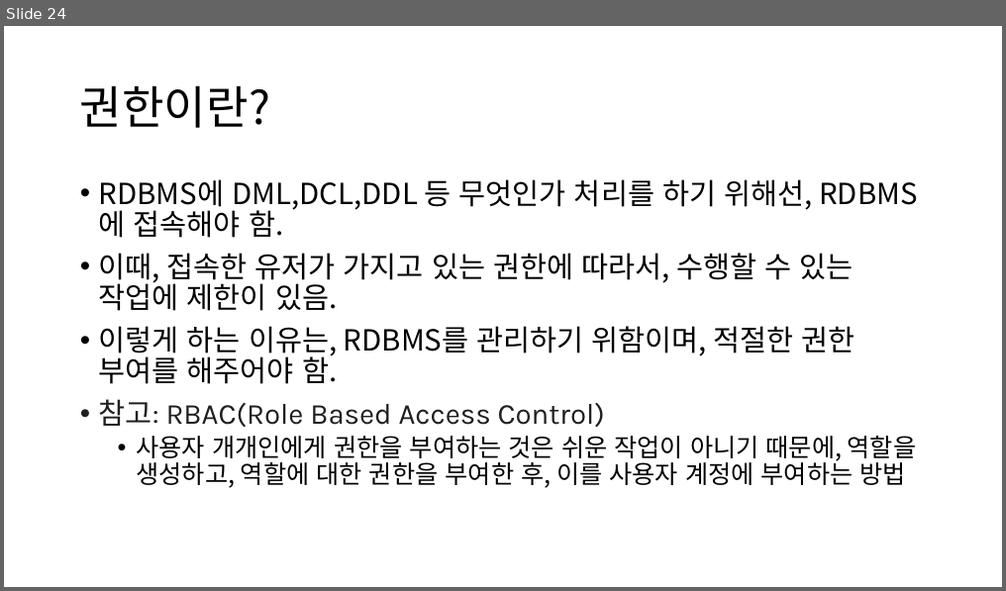
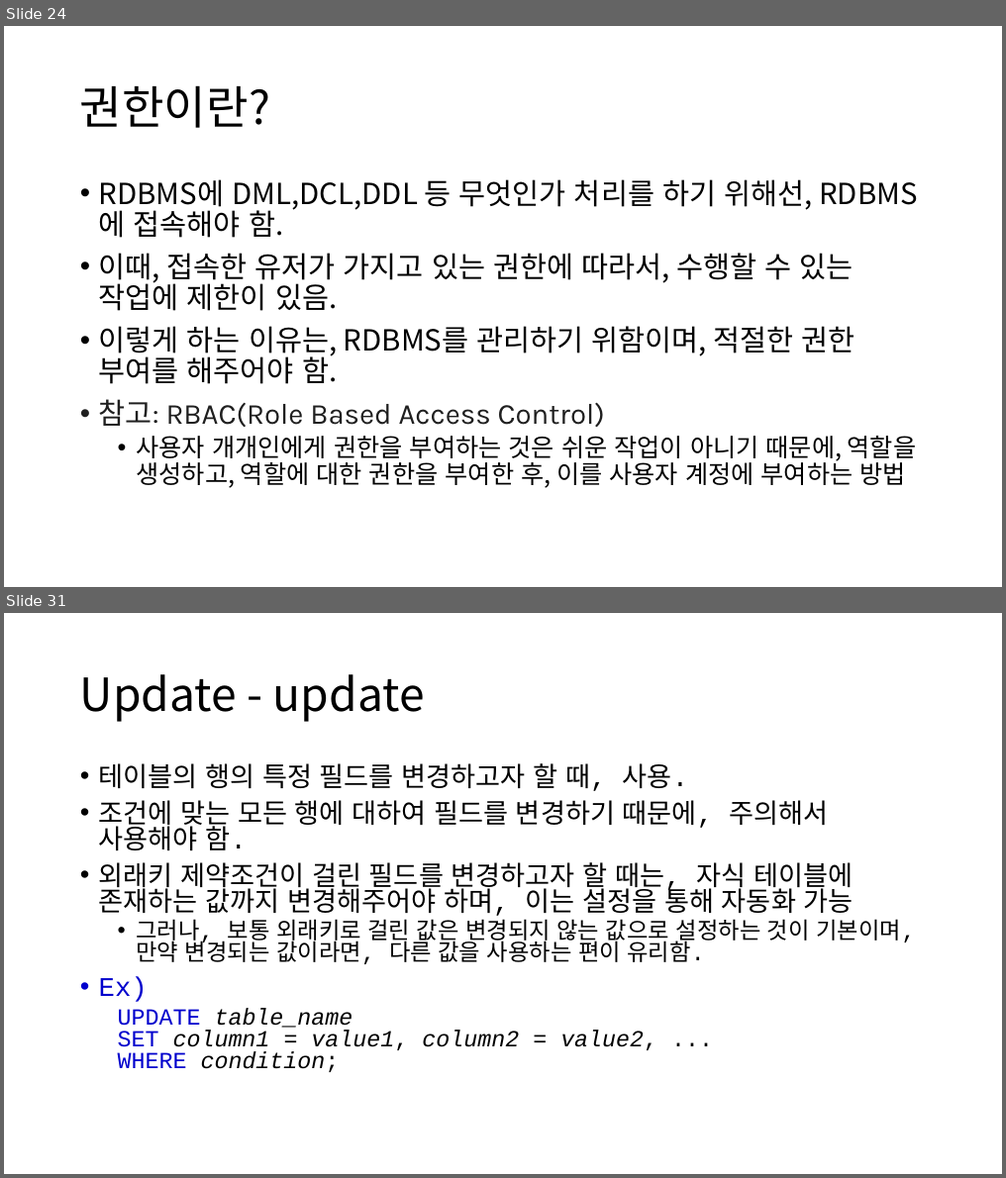
Before and after one commit to Baskervir/simcoding_jm, a slide deck: hy/수업자료/9주차 SQL/SQL.pptx. Shown one above the other, each under a label of ours: slide 24 before the commit, slides 24 and 31 after it; the slides between them are not shown. The pictures are 1006x591 and 1006x1178 pixels, drawn with LibreOffice and Linux fonts; fonts in the diff are those of the drawing. Boxes give left, top, right and bottom in pixels: in the first picture for what was removed or moved away, otherwise in the second. Text is boxed around its words. In the diff, an @@ line names an element or a change of style, - is before the commit and + after.

```diff
--- a/hy/수업자료/9주차 SQL/SQL.pptx
+++ b/hy/수업자료/9주차 SQL/SQL.pptx
@@ slide 31 added at (4, 613, 1002, 1174), background #FFFFFF @@
@@ title added at (80, 674, 425, 722), 44 pt, text #000000 @@
+Update - update
@@ text added at (99, 763, 915, 1072), 22.2 pt, text #000000 @@
+• 테이블의 행의 특정 필드를 변경하고자 할 때, 사용.
+• 조건에 맞는 모든 행에 대하여 필드를 변경하기 때문에, 주의해서 사용해야 함.
+• 외래키 제약조건이 걸린 필드를 변경하고자 할 때는, 자식 테이블에 존재하는 값까지 변경해주어야 하며, 이는 설정을 통해 자동화 가능
+  • 그러나, 보통 외래키로 걸린 값은 변경되지 않는 값으로 설정하는 것이 기본이며, 만약 변경되는 값이라면, 다른 값을 사용하는 편이 유리함.
+• Ex)
+  UPDATE table_name
+  SET column1 = value1, column2 = value2, ...
+  WHERE condition;
```
Also in this commit, not shown: 12 other slides added, 1 other file.
